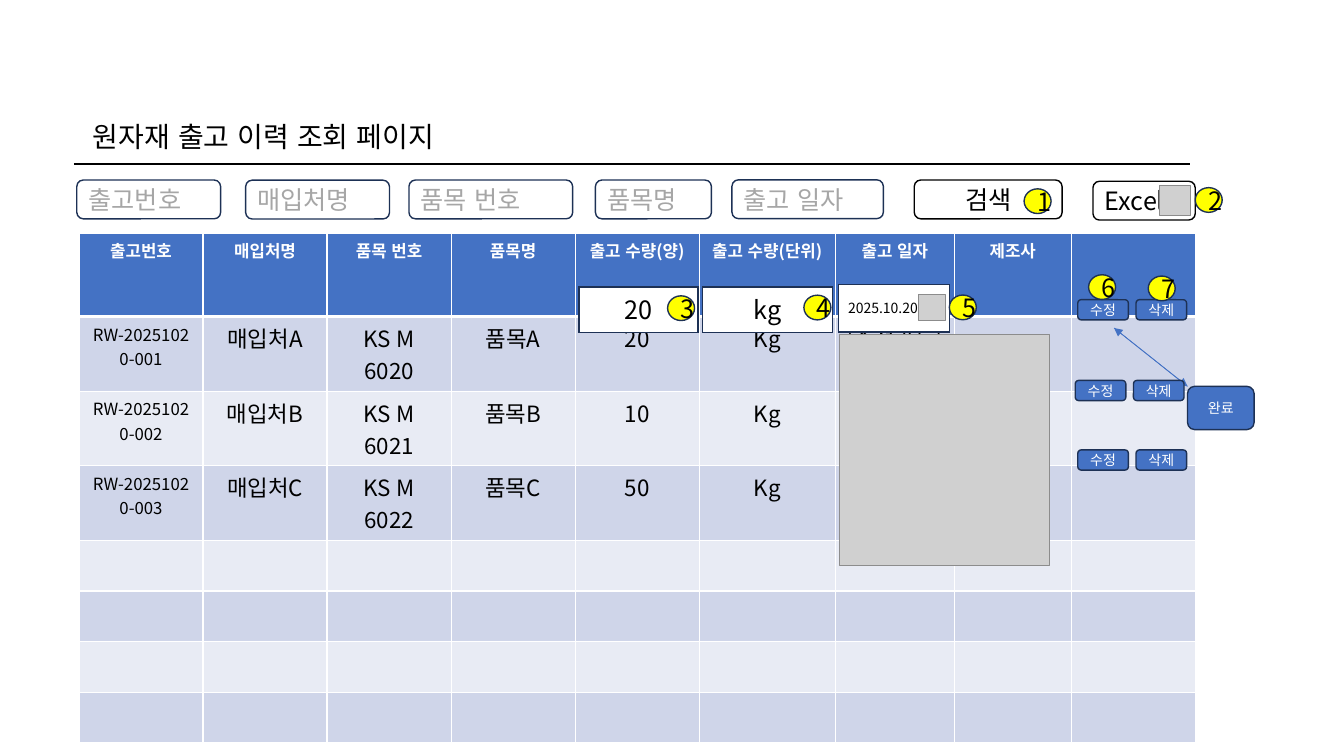
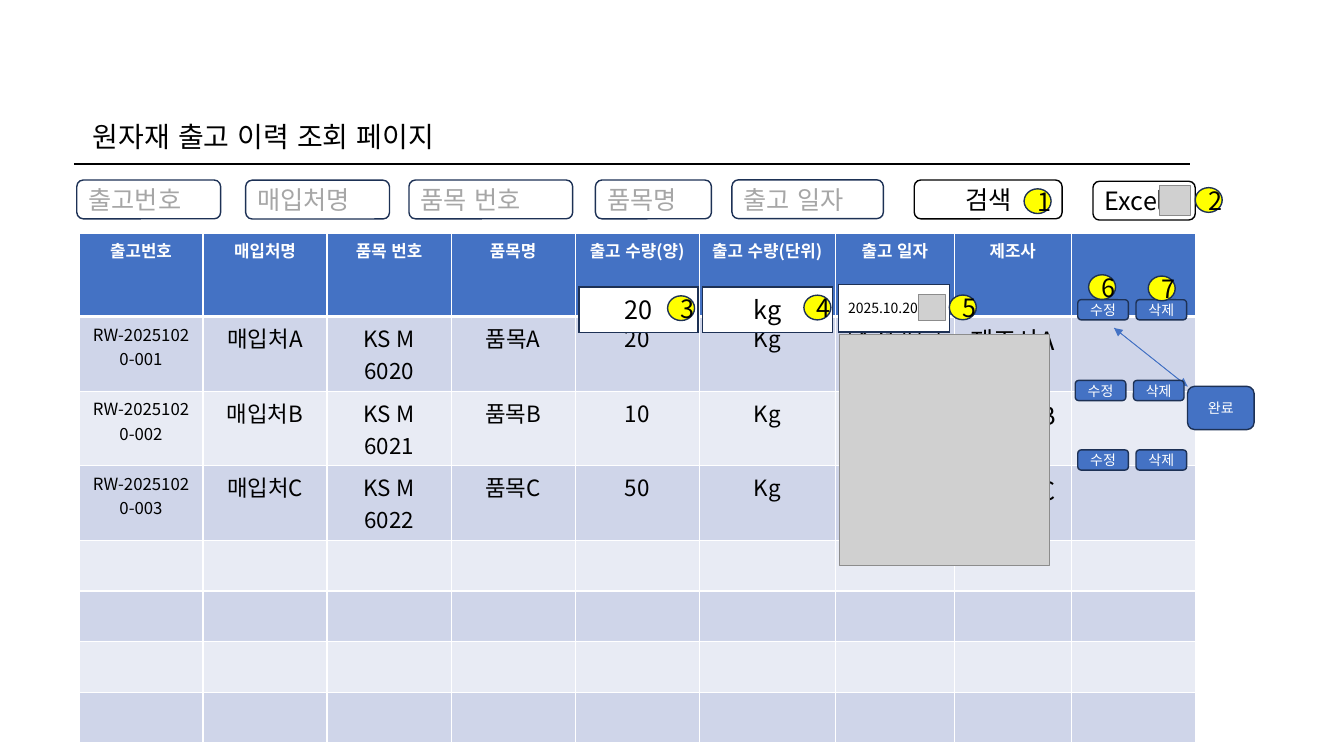
Before and after one commit to wjdgotjd28-del/mes_tripleJ, a slide deck: slide 6 of 화면설계서/원자재 입출고 관리 페이지.pptx. Drawn at 1344x756 pixels with LibreOffice and Linux fonts; fonts in the diff are those of the drawing; grey boxes stand for pictures; background and template pictures are left out. Boxes give left, top, right and bottom in pixels: in the first picture for what was removed or moved away, otherwise in the second. Text is boxed around its words. In the diff, an @@ line names an element or a change of style, - is before the commit and + after.

```diff
--- a/화면설계서/원자재 입출고 관리 페이지.pptx
+++ b/화면설계서/원자재 입출고 관리 페이지.pptx
@@ table at (79, 233, 1195, 698) @@
-row 2, column 8: 
+row 2, column 8: 제조사A
-row 3, column 8: 
+row 3, column 8: 제조사B
-row 4, column 8: 
+row 4, column 8: 제조사C
```
Also in this commit, not shown: 3 other slides changed, 2 other files.
